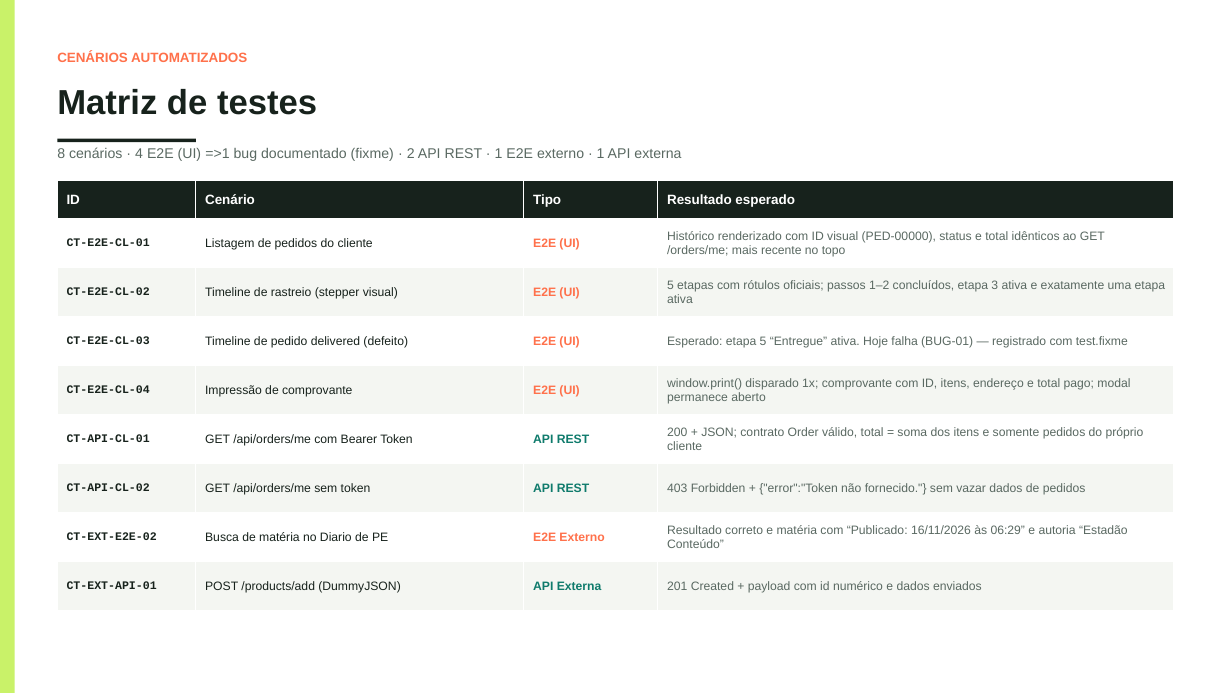
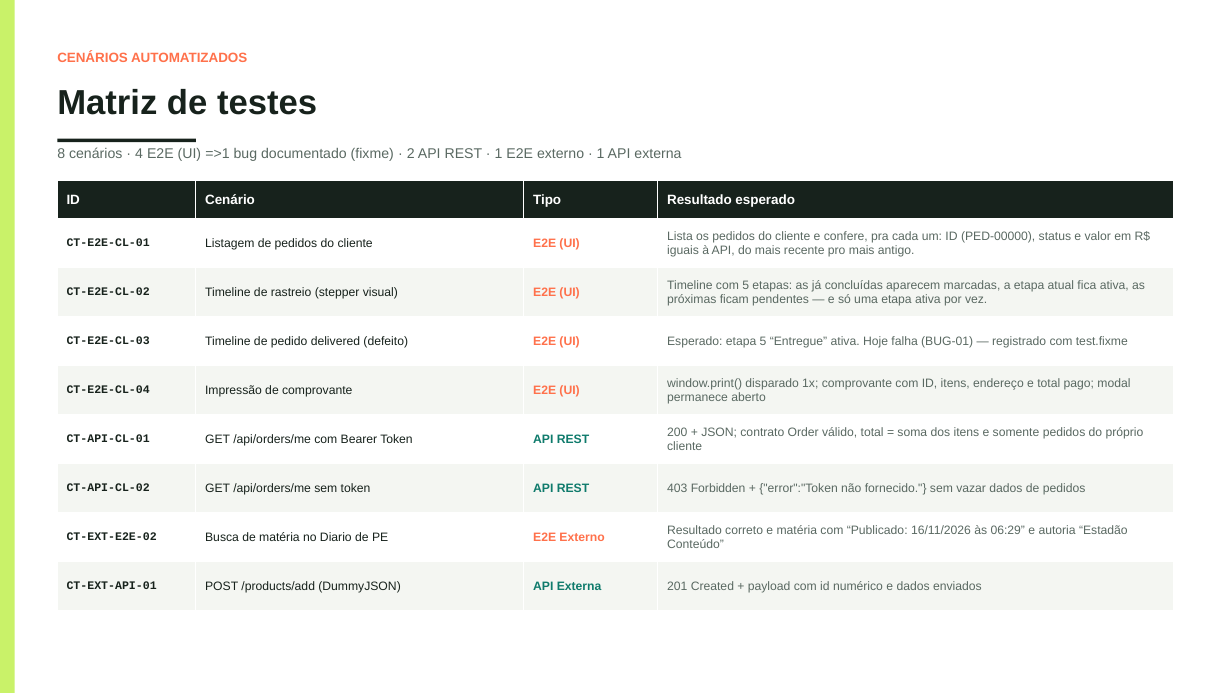
Before and after one commit to vitor-farias-rec/lojaqa-automacao-banca, a slide deck: slide 4 of docs/presentation/apresentacao-lojaqa-automacao-banca.pptx. Drawn at 1232x693 pixels with LibreOffice and Linux fonts; fonts in the diff are those of the drawing. Boxes give left, top, right and bottom in pixels: in the first picture for what was removed or moved away, otherwise in the second. Text is boxed around its words. In the diff, an @@ line names an element or a change of style, - is before the commit and + after.

Commit message:
Simplifica resultado esperado dos cenarios CT-E2E-CL-01 e CT-E2E-CL-02 nos slides

```diff
--- a/docs/presentation/apresentacao-lojaqa-automacao-banca.pptx
+++ b/docs/presentation/apresentacao-lojaqa-automacao-banca.pptx
@@ table at <box>57,180,1174,611</box> @@
-row 2, column 4: Histórico renderizado com ID visual (PED-00000), status e total idênticos ao GET /orders/me; mais recente no topo
+row 2, column 4: Lista os pedidos do cliente e confere, pra cada um: ID (PED-00000), status e valor em R$ iguais à API, do mais recente pro mais antigo.
-row 3, column 4: 5 etapas com rótulos oficiais; passos 1–2 concluídos, etapa 3 ativa e exatamente uma etapa ativa
+row 3, column 4: Timeline com 5 etapas: as já concluídas aparecem marcadas, a etapa atual fica ativa, as próximas ficam pendentes — e só uma etapa ativa por vez.
```
